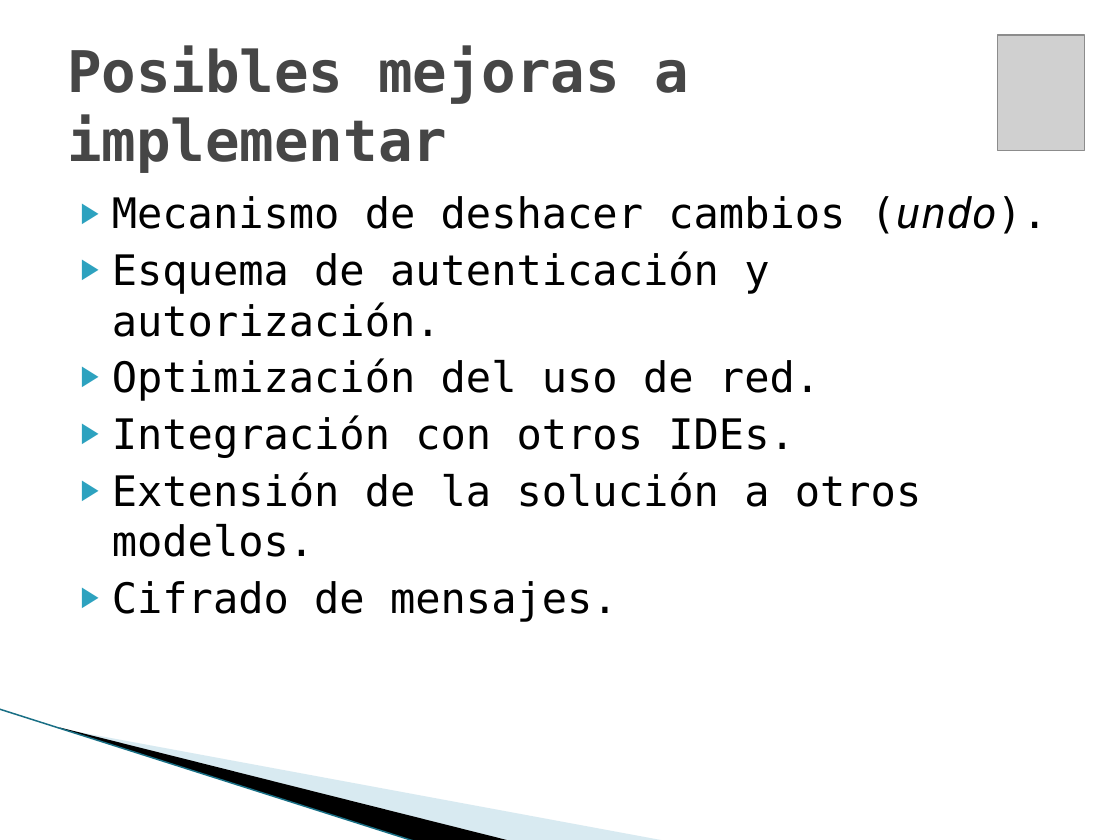
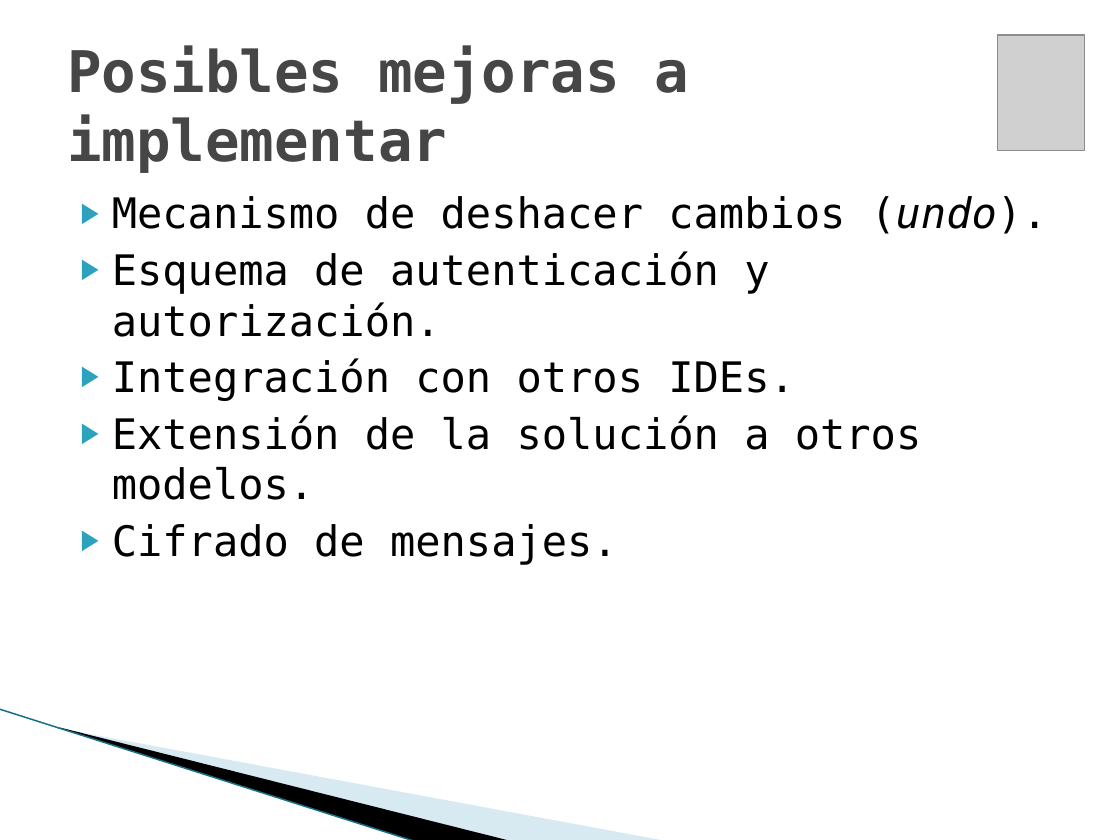
Before and after one commit to maurociancio/parallel-editor, a slide deck: slide 16 of doc/presentacion/presentacion.pptx. Drawn at 1120x840 pixels with LibreOffice and Linux fonts; fonts in the diff are those of the drawing; grey boxes stand for pictures; background and template pictures are left out. Boxes give left, top, right and bottom in pixels: in the first picture for what was removed or moved away, otherwise in the second. Text is boxed around its words. In the diff, an @@ line names an element or a change of style, - is before the commit and + after.

Commit message:
mas notas

```diff
--- a/doc/presentacion/presentacion.pptx
+++ b/doc/presentacion/presentacion.pptx
@@ text at (112,358,820,401): paragraph removed @@
-▶ Optimización del uso de red.
```
